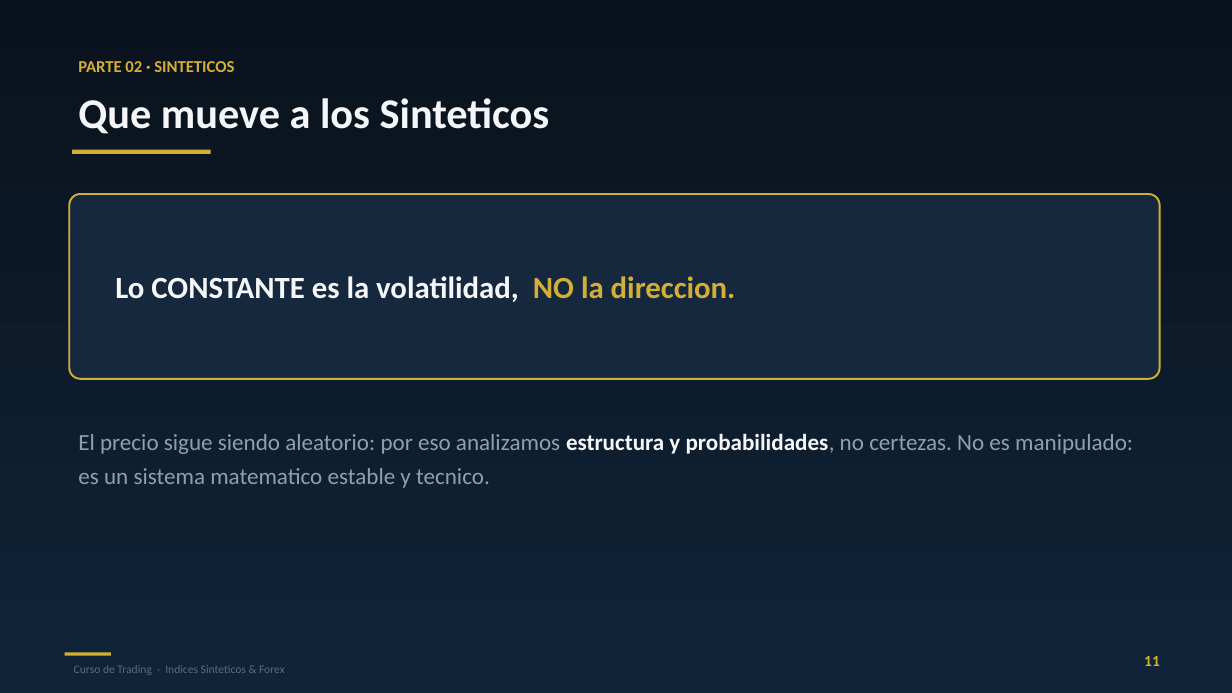
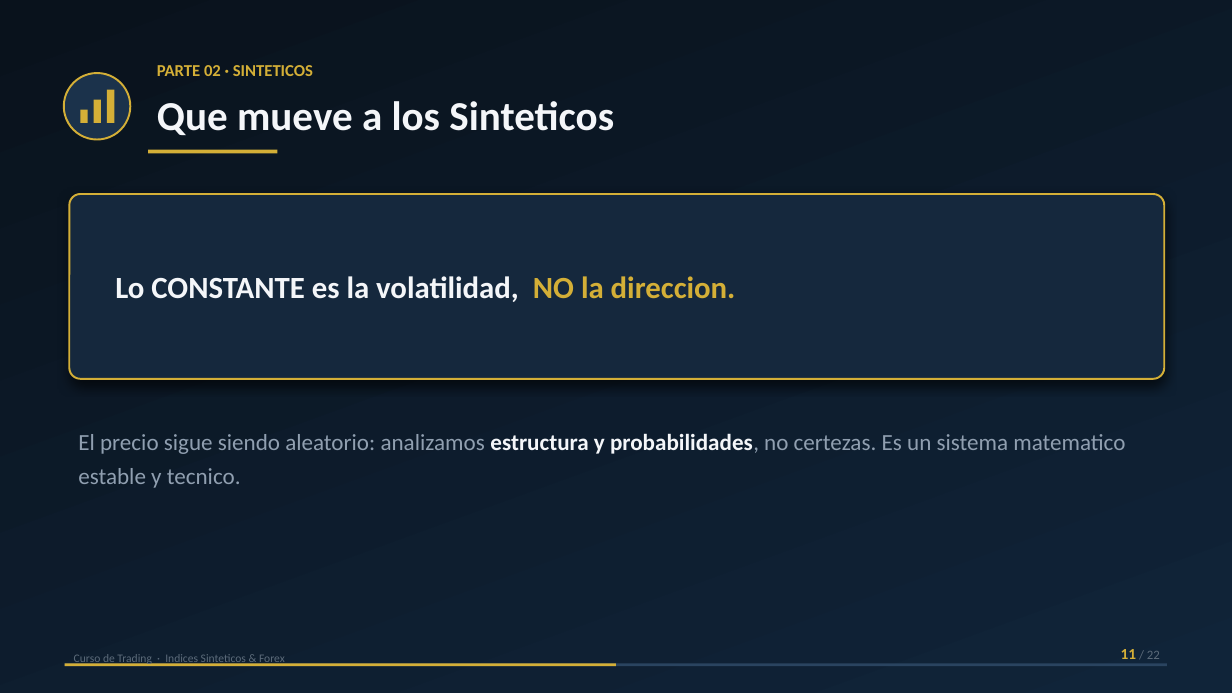
Before and after one commit to daac-gif/curso-trading, a slide deck: slide 11 of diapositivas/Clase_01_PREMIUM.pptx. Drawn at 1232x693 pixels with LibreOffice and Linux fonts; fonts in the diff are those of the drawing. Boxes give left, top, right and bottom in pixels: in the first picture for what was removed or moved away, otherwise in the second. Text is boxed around its words. In the diff, an @@ line names an element or a change of style, - is before the commit and + after.

```diff
--- a/diapositivas/Clase_01_PREMIUM.pptx
+++ b/diapositivas/Clase_01_PREMIUM.pptx
@@ text "PARTE 02 · SINTETICOS": place and size @@
-text "PARTE 02 · SINTETICOS" at [78, 61, 234, 72]
+text "PARTE 02 · SINTETICOS" at [157, 65, 313, 76]
@@ ellipse added at [64, 73, 130, 140], fill #1B324B, outline #D4AF37 1.5 pt @@
@@ text "Que mueve a los Sinteticos": place and size @@
-text "Que mueve a los Sinteticos" at [78, 98, 550, 134]
+text "Que mueve a los Sinteticos" at [157, 101, 614, 135]
@@ text "Que mueve a los Sinteticos" at [157, 101, 614, 135]: size 33 to 32 pt @@
@@ rectangle added at [80, 110, 88, 123], fill #D4AF37 @@
@@ rectangle added at [93, 100, 101, 123], fill #D4AF37 @@
@@ rectangle added at [107, 90, 115, 123], fill #D4AF37 @@
@@ rectangle: place and size @@
-rectangle at [72, 150, 211, 153]
+rectangle at [148, 150, 277, 153]
@@ rounded rectangle: place and size @@
-rounded rectangle at [69, 194, 1160, 379]
+rounded rectangle at [69, 194, 1165, 379]
@@ rounded rectangle at [69, 194, 1165, 379]: shadow on @@
@@ text at [78, 433, 1125, 488]: text changed @@
-El precio sigue siendo aleatorio: por eso analizamos estructura y probabilidades, no certezas. No es manipulado: es un sistema matematico estable y tecnico.
+El precio sigue siendo aleatorio: analizamos estructura y probabilidades, no certezas. Es un sistema matematico estable y tecnico.
@@ text "Curso de Trading · Indices ...": place and size @@
-text "Curso de Trading · Indices ..." at [74, 665, 285, 675]
+text "Curso de Trading · Indices ..." at [74, 654, 285, 666]
@@ rectangle removed at [65, 653, 111, 656] @@
@@ text at [1121, 649, 1160, 659]: text changed; size 12 to 10 pt; text colour #D4AF37 to #5C6B7A; bold off @@
-11
+11 / 22
@@ rectangle added at [65, 664, 1167, 666], fill #2A4460 @@
@@ rectangle added at [65, 664, 616, 666], fill #D4AF37 @@
```
Also in this commit, not shown: 21 other slides changed.
